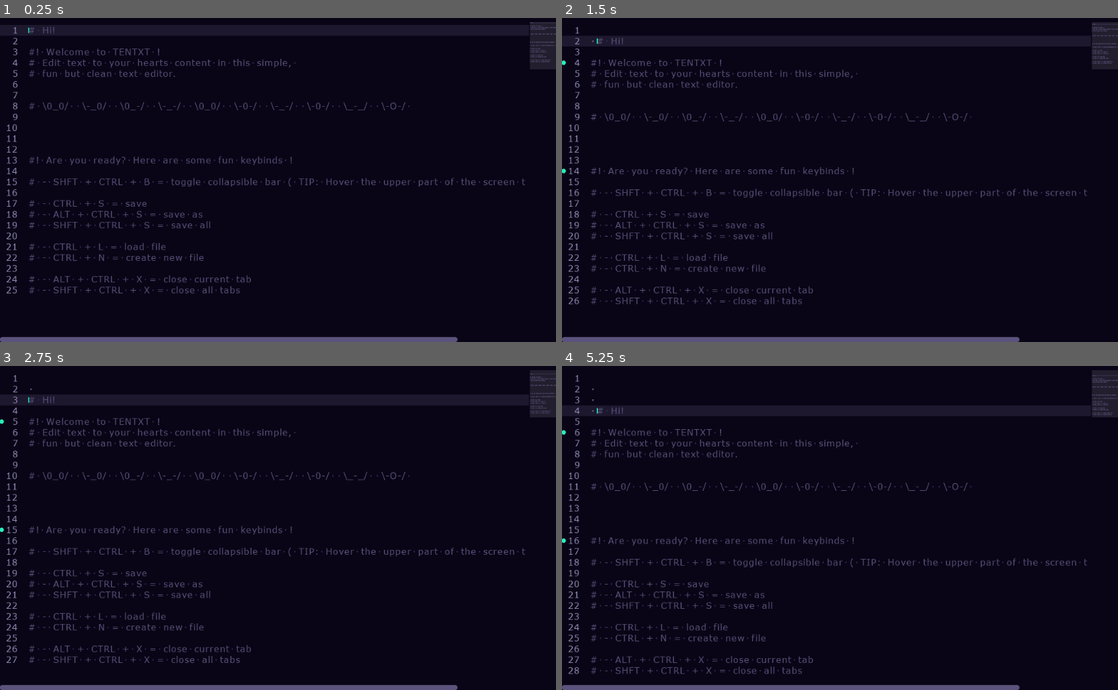
Above: before the commit, frames 1-4 (two rows, left to right).
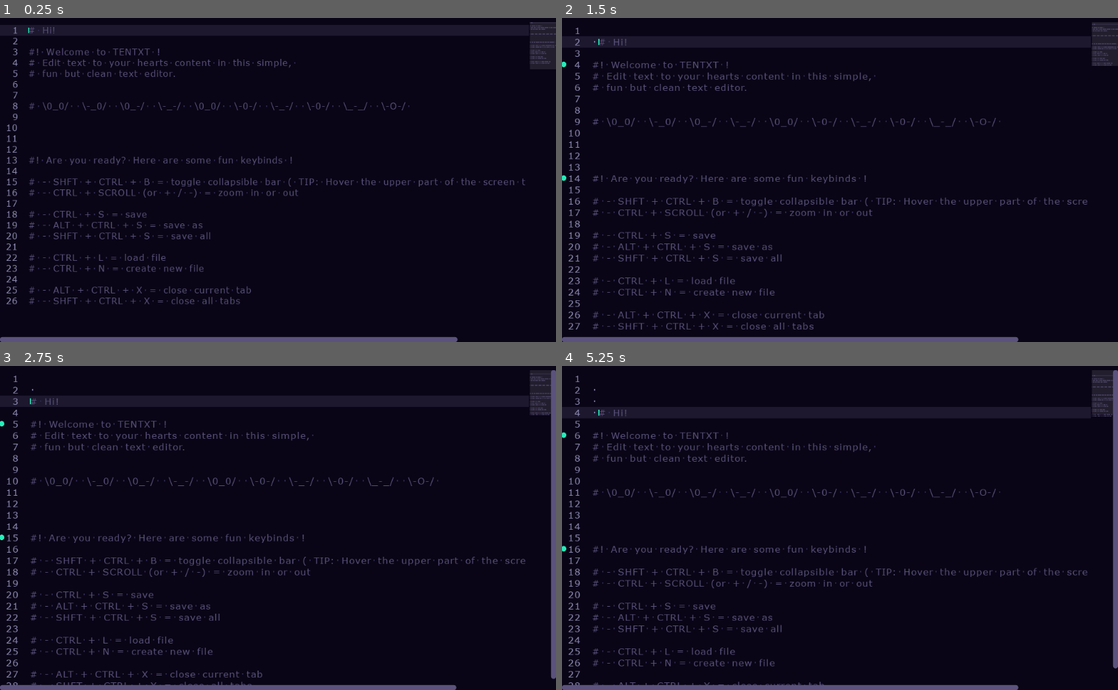
Above: after the commit, the same moments.

Repository: Tenseven-107/TENTXT_text_editor
Game: Godot game, scene res://Objects/Scenes/Main.tscn
Same seed, same stepped clock (60 frames per second), same inputs: the game is played once before the commit and once after it.
Inputs (mouse positions are in pixels of both pictures, inside the frame that each line leads up to):
- Up to frame 1 (0.25 s): no input
- Up to frame 2 (1.5 s): tap Enter at 0.5 s; move the mouse to (962, 163) at 0.52 s; hold Ctrl (editing_fontsize_mod, bound only after the commit) 0.53-1.28 s; tap Mouse wheel up (editing_fontsize_big, bound only after the … at 0.6 s; tap Space at 1.25 s; move the mouse to (728, 196) at 1.27 s; tap Ctrl (editing_fontsize_mod, bound only after the commit) at 1.35 s
- Up to frame 3 (2.75 s): tap Mouse wheel down (editing_fontsize_small, bound only after … at 1.55, 2.1 s; tap Enter at 2 s; move the mouse to (333, 456) at 2.02 s; tap Mouse wheel up (editing_fontsize_big, bound only after the … at 2.3 s
- Up to frame 4 (5.25 s): tap Space at 2.75, 4.25 s; move the mouse to (812, 592) at 2.77 s; tap Mouse wheel up (editing_fontsize_big, bound only after the … at 2.85, 4.55, 5.1 s; tap Ctrl (editing_fontsize_mod, bound only after the commit) at 3.05 s; tap Enter at 3.5 s; move the mouse to (1006, 576) at 3.52 s; hold Ctrl (editing_fontsize_mod, bound only after the commit) 3.53-4.28 s; tap Mouse wheel down (editing_fontsize_small, bound only after … at 3.8, 4.35 s; move the mouse to (673, 479) at 4.27 s; move the mouse to (867, 528) at 5.02 s; hold Ctrl (editing_fontsize_mod, bound only after the commit) from 5.03 s (still down)

The runs differ from the first frame. In frame 1, 2.0% of the frame differs, in the area x 1-100%, y 8-89%; in frame 2, 6.2%; in frame 3, 6.9%, in the area x 0-100%, y 1-100%; in frame 4, 6.8%.

Commit message:
Added zooming

Diff:
--- a/Objects/Scenes/Main.tscn
+++ b/Objects/Scenes/Main.tscn
@@ -182,6 +182,7 @@
 #! Are you ready? Here are some fun keybinds !
 
 # - SHFT + CTRL + B = toggle collapsible bar ( TIP: Hover the upper part of the screen to reveal the bar !! )
+# - CTRL + SCROLL (or + / -) = zoom in or out
 
 # - CTRL + S = save
 # - ALT + CTRL + S = save as
--- a/Scripts/Editing/KeyBinds.gd
+++ b/Scripts/Editing/KeyBinds.gd
@@ -12,7 +12,11 @@
 onready var editor_bar: EditorBar = get_node(editor_bar_path)
 
 
+
 # Input
+func _process(delta):
+	text_size()
+
 func _input(event: InputEvent):
 	bar_control(event)
 
@@ -22,7 +26,7 @@
 		loading(event)
 		#new_file()
 
-		#editing()
+		#editing(event)
 		#configuring()
 
 		menu(event)
@@ -47,6 +51,16 @@
 	if event.is_action_pressed("files_load"): file_dialog.load_file()
 
 
+# - Text size
+func text_size():
+	if Input.is_action_pressed("editing_fontsize_mod"):
+		if Input.is_action_just_released("editing_fontsize_big"):
+			text_editor.set_text_size(false)
+			return
+
+		if Input.is_action_just_released("editing_fontsize_small"):
+			text_editor.set_text_size(true)
+			return
 
 # - Menu and UI
 func menu(event):
--- a/Scripts/Editing/TextEditor.gd
+++ b/Scripts/Editing/TextEditor.gd
@@ -3,9 +3,12 @@
 
 
 # Settings
+export (DynamicFont) var font_override: DynamicFont = load("res://Resources/Fonts/default_font.tres")
 export (bool) var set_default_text: bool = true
 
 # CONTSANTS
+const FONT_OVERRIDE_NAME: String = "font"
+const FONT_SIZE_MAX: int = 100
 const READ_UPDATE_TIME: float = 0.5
 
 # Default
@@ -27,6 +30,7 @@
 	if set_default_text == false: text = ""
 
 	grab_focus()
+	add_font_override(FONT_OVERRIDE_NAME, font_override)
 
 	# Colors
 	set_editor_colors()
@@ -120,3 +124,13 @@
 			# Removing bookmarks
 			if is_line_set_as_bookmark(line_number) and get_line(line_number).begins_with(prefix) == false:
 				set_line_as_bookmark(line_number, false)
+
+
+# - Set new text size
+func set_text_size(remove: bool = false, added_size: int = 1):
+	var old: DynamicFont = get_font(FONT_OVERRIDE_NAME)
+	var font_size = old.size
+	var new = old.duplicate()
+
+	new.size = clamp((font_size + added_size if remove == false else font_size - added_size), 1, FONT_SIZE_MAX)
+	add_font_override(FONT_OVERRIDE_NAME, new)
--- a/project.godot
+++ b/project.godot
@@ -118,6 +118,23 @@
 "events": [ Object(InputEventKey,"resource_local_to_scene":false,"resource_name":"","device":0,"alt":false,"shift":true,"control":true,"meta":false,"command":true,"pressed":false,"scancode":66,"physical_scancode":0,"unicode":0,"echo":false,"script":null)
  ]
 }
+editing_fontsize_big={
+"deadzone": 0.5,
+"events": [ Object(InputEventMouseButton,"resource_local_to_scene":false,"resource_name":"","device":0,"alt":false,"shift":false,"control":false,"meta":false,"command":false,"button_mask":0,"position":Vector2( 0, 0 ),"global_position":Vector2( 0, 0 ),"factor":1.0,"button_index":4,"pressed":false,"doubleclick":false,"script":null)
+, Object(InputEventKey,"resource_local_to_scene":false,"resource_name":"","device":0,"alt":false,"shift":false,"control":false,"meta":false,"command":false,"pressed":false,"scancode":61,"physical_scancode":0,"unicode":0,"echo":false,"script":null)
+ ]
+}
+editing_fontsize_small={
+"deadzone": 0.5,
+"events": [ Object(InputEventMouseButton,"resource_local_to_scene":false,"resource_name":"","device":0,"alt":false,"shift":false,"control":false,"meta":false,"command":false,"button_mask":0,"position":Vector2( 0, 0 ),"global_position":Vector2( 0, 0 ),"factor":1.0,"button_index":5,"pressed":false,"doubleclick":false,"script":null)
+, Object(InputEventKey,"resource_local_to_scene":false,"resource_name":"","device":0,"alt":false,"shift":false,"control":false,"meta":false,"command":false,"pressed":false,"scancode":45,"physical_scancode":0,"unicode":0,"echo":false,"script":null)
+ ]
+}
+editing_fontsize_mod={
+"deadzone": 0.5,
+"events": [ Object(InputEventKey,"resource_local_to_scene":false,"resource_name":"","device":0,"alt":false,"shift":false,"control":false,"meta":false,"command":false,"pressed":false,"scancode":16777238,"physical_scancode":0,"unicode":0,"echo":false,"script":null)
+ ]
+}
 
 [physics]
 
